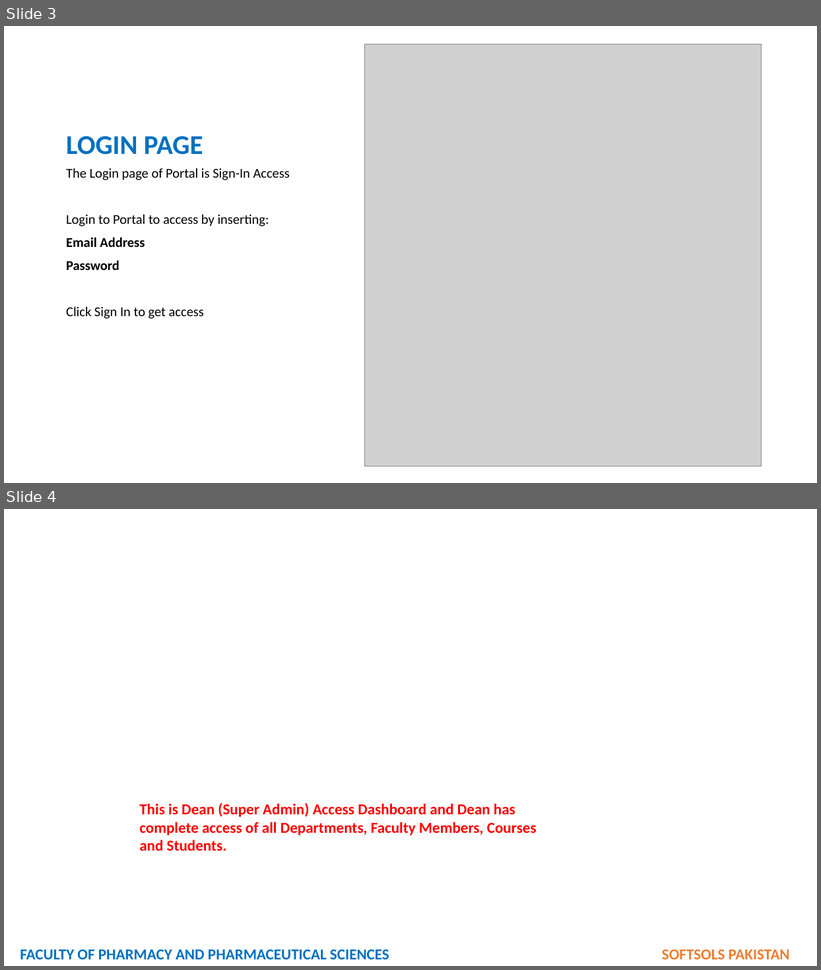
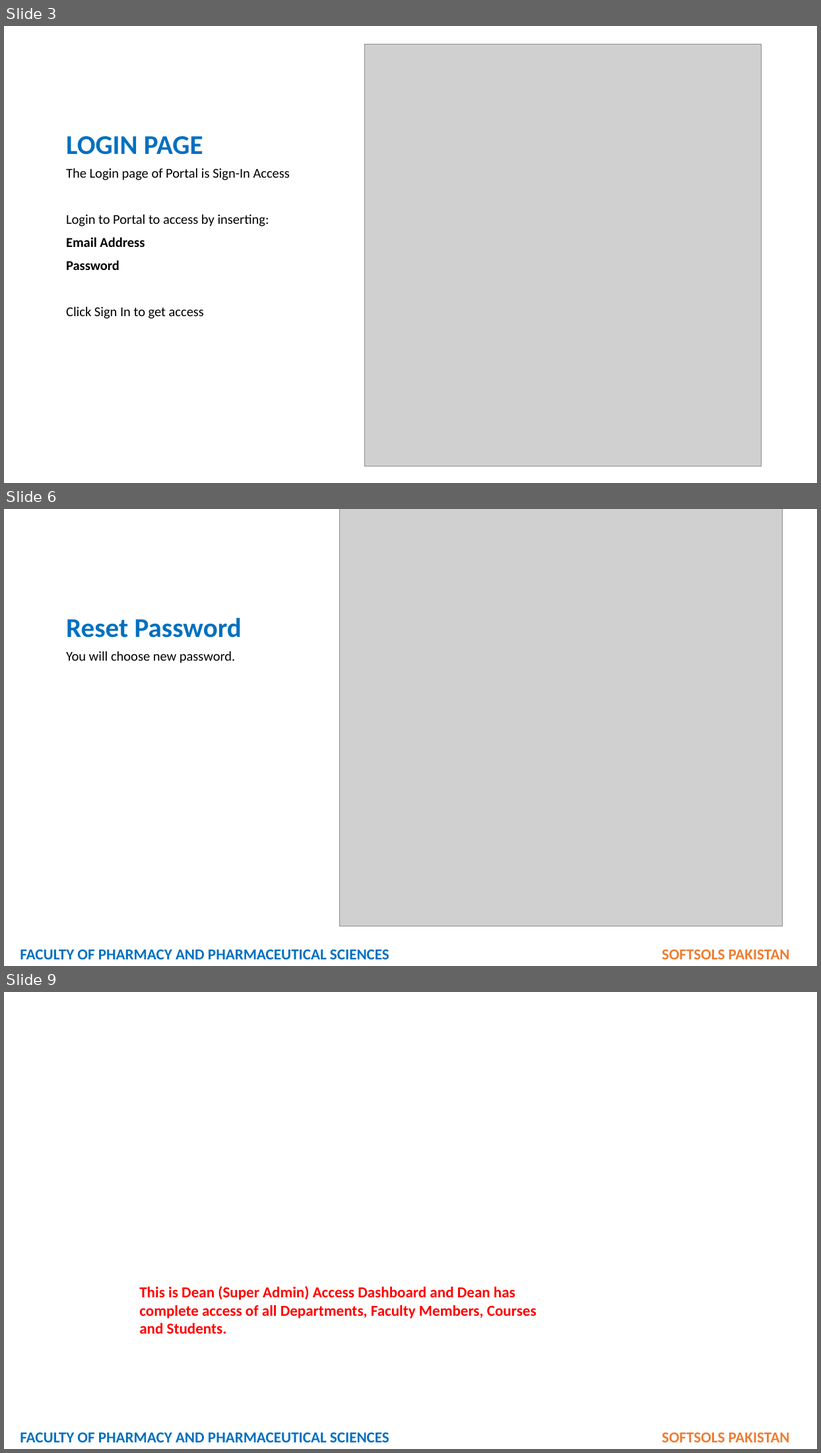
Before and after one commit to softsolspk1/fop, a slide deck: SUPER ADMIN ROLE - DEAN ROLE.pptx. Shown one above the other, each under a label of ours: slides 3 and 4 before the commit, slides 3, 6 and 9 after it; the slides between them are not shown. The pictures are 821x970 and 821x1453 pixels, drawn with LibreOffice and Linux fonts; fonts in the diff are those of the drawing; grey boxes stand for pictures; background and template pictures are left out. Boxes give left, top, right and bottom in pixels: in the first picture for what was removed or moved away, otherwise in the second. Text is boxed around its words. In the diff, an @@ line names an element or a change of style, - is before the commit and + after.

```diff
--- a/SUPER ADMIN ROLE - DEAN ROLE.pptx
+++ b/SUPER ADMIN ROLE - DEAN ROLE.pptx
@@ slide 6 added at (4, 509, 817, 966), background #FFFFFF @@
@@ picture added at (340, 509, 783, 927) @@
@@ title added at (66, 618, 242, 638), 32 pt, text #0070C0, bold @@
+Reset Password
@@ text added at (66, 651, 235, 663), 16 pt, text #000000 @@
+You will choose new password.
@@ text added at (20, 950, 790, 960), 18 pt, text #0070C0, bold @@
+FACULTY OF PHARMACY AND PHARMACEUTICAL SCIENCES SOFTSOLS PAKISTAN
@@ what was slide 4 is now slide 9 @@
```
Also in this commit, not shown: 1 slide changed, 8 other slides added, 5 other files.
